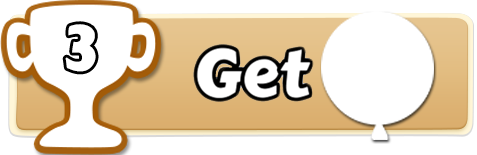
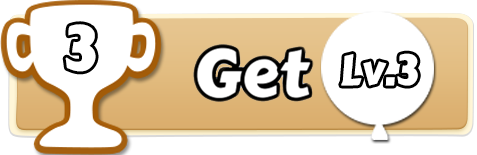
Revision of a layered 477x155 image; what changed, layer by layer:
added layer "Lv.3" above "3" over [341, 53, 418, 86]
